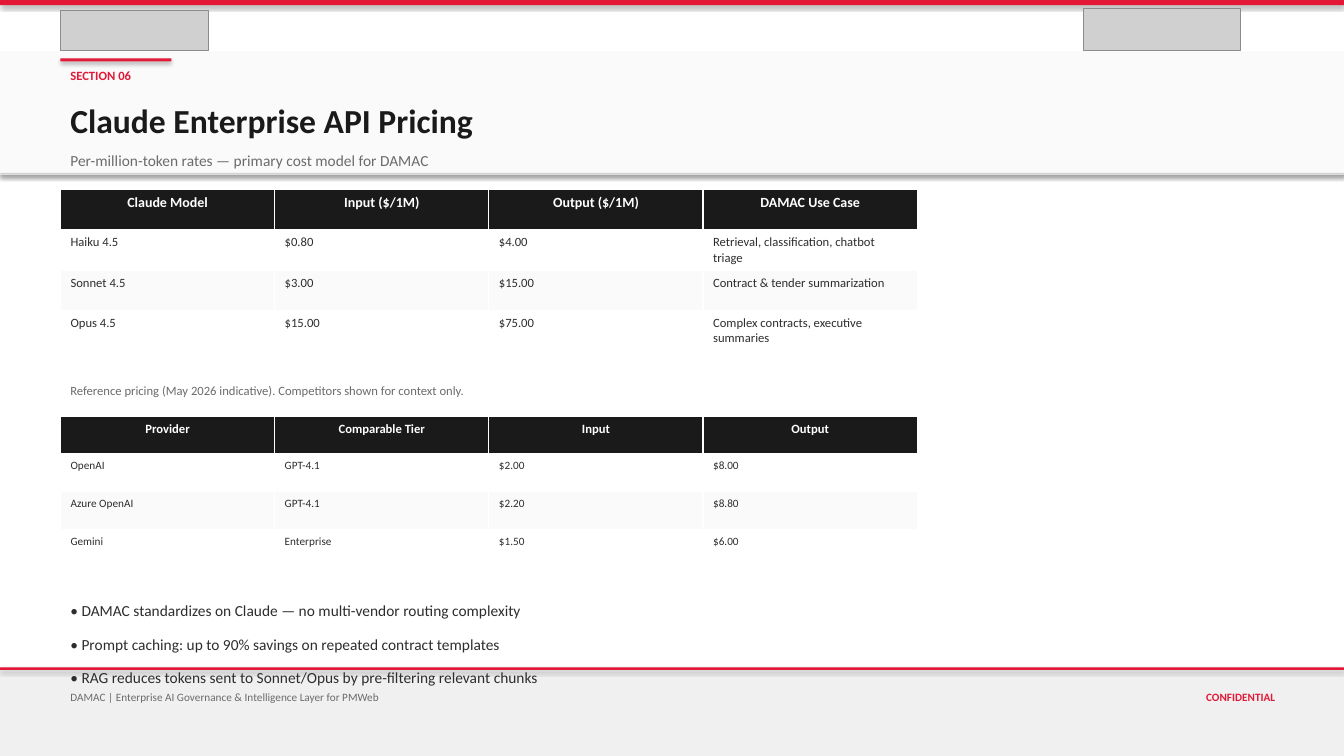
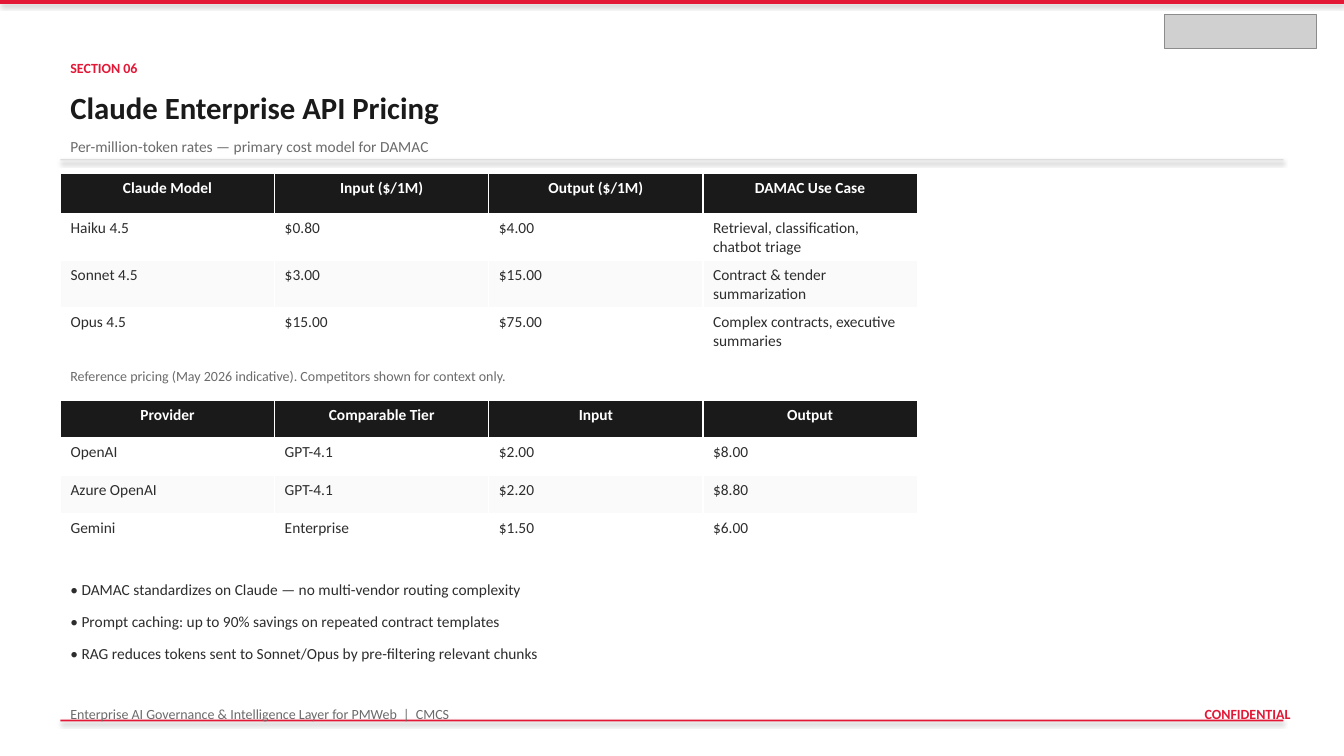
Before and after one commit to vishnushankar9024/procurehubibi, a slide deck: slide 22 of output/DAMAC_PMWeb_AI_Governance_Intelligence_Layer.pptx. Drawn at 1344x756 pixels with LibreOffice and Linux fonts; fonts in the diff are those of the drawing; grey boxes stand for pictures. Boxes give left, top, right and bottom in pixels: in the first picture for what was removed or moved away, otherwise in the second. Text is boxed around its words. In the diff, an @@ line names an element or a change of style, - is before the commit and + after.

```diff
--- a/output/DAMAC_PMWeb_AI_Governance_Intelligence_Layer.pptx
+++ b/output/DAMAC_PMWeb_AI_Governance_Intelligence_Layer.pptx
@@ picture removed at (60, 10, 209, 50) @@
@@ picture removed at (1084, 8, 1241, 50) @@
@@ picture added at (1165, 14, 1317, 48) @@
@@ rectangle removed at (0, 52, 1344, 173) @@
@@ text "SECTION 06": place and size @@
-text "SECTION 06" at (70, 71, 131, 80)
+text "SECTION 06" at (70, 63, 137, 73)
@@ text "SECTION 06" at (70, 63, 137, 73): size 9 to 10 pt @@
@@ rectangle removed at (60, 58, 171, 62) @@
@@ text "Claude Enterprise API Pricing": place and size @@
-text "Claude Enterprise API Pricing" at (70, 109, 472, 139)
+text "Claude Enterprise API Pricing" at (70, 97, 438, 125)
@@ text "Claude Enterprise API Pricing" at (70, 97, 438, 125): size 24 to 22 pt @@
@@ table at (60, 173, 915, 350) @@
@@ size 10 to 11 pt in "Claude Model", "Input ($/1M)", "Output ($/1M)", "DAMAC Use Case" @@
@@ size 9 to 11 pt in "Haiku 4.5", "$0.80", "$4.00", "Retrieval, classification, chatbot triage" and 8 more places @@
@@ table: place and size @@
-table at (60, 190, 915, 351)
+table at (60, 173, 915, 350)
@@ rectangle: place and size @@
-rectangle at (0, 173, 1344, 174)
+rectangle at (60, 159, 1284, 160)
@@ text "Reference pricing (May 2026 indicative). ..." at (70, 371, 506, 384): size 9 to 10 pt @@
@@ 2 texts, 1 table: place and size @@
-2 texts, 1 table at (60, 155, 915, 568)
+2 texts, 1 table at (60, 141, 915, 552)
@@ table at (60, 400, 915, 552) @@
@@ size 9 to 11 pt in "Provider", "Comparable Tier", "Input", "Output" @@
@@ size 8 to 11 pt in "OpenAI", "GPT-4.1", "$2.00", "$8.00" and 8 more places @@
@@ text "• DAMAC standardizes on Claude ...": place and size @@
-text "• DAMAC standardizes on Claude ..." at (82, 605, 538, 686)
+text "• DAMAC standardizes on Claude ..." at (82, 584, 538, 662)
@@ text "• DAMAC standardizes on Claude ..." at (82, 584, 538, 662): less space between paragraphs @@
@@ rectangle removed at (0, 667, 1344, 756) @@
@@ text at (70, 709, 449, 722): text changed; size 8 to 10 pt @@
-DAMAC | Enterprise AI Governance & Intelligence Layer for PMWeb
+Enterprise AI Governance & Intelligence Layer for PMWeb | CMCS
@@ text "CONFIDENTIAL": place and size @@
-text "CONFIDENTIAL" at (1206, 693, 1275, 701)
+text "CONFIDENTIAL" at (1205, 710, 1291, 722)
@@ text "CONFIDENTIAL" at (1205, 710, 1291, 722): size 8 to 10 pt @@
@@ rectangle: place and size @@
-rectangle at (0, 667, 1344, 670)
+rectangle at (60, 720, 1284, 722)
```
Also in this commit, not shown: 35 other slides changed, 3 other files.
